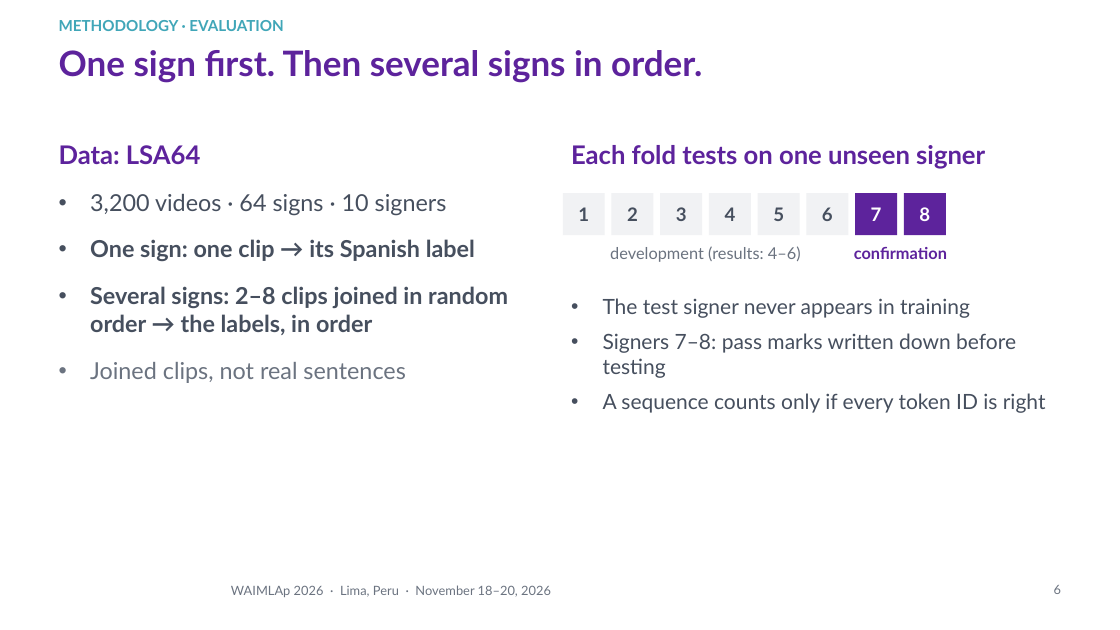
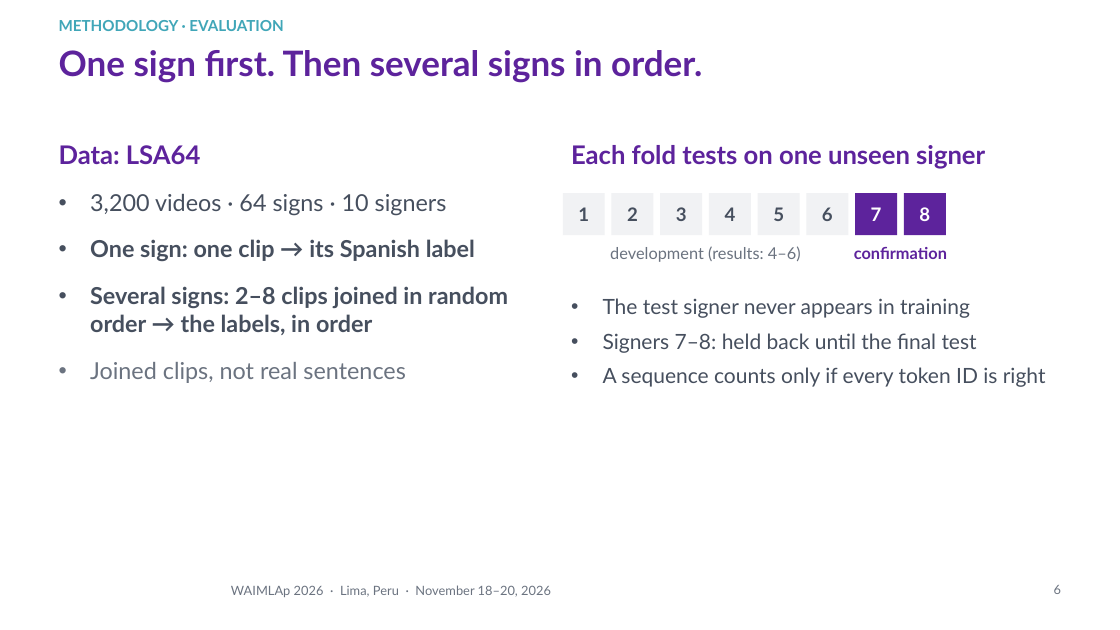
Before and after one commit to Percep3/Imitator, a slide deck: slide 6 of presentation/waimlap2026/imitator_waimlap2026.pptx. Drawn at 1120x630 pixels with LibreOffice and Linux fonts; fonts in the diff are those of the drawing; background and template pictures are left out. Boxes give left, top, right and bottom in pixels: in the first picture for what was removed or moved away, otherwise in the second. Text is boxed around its words. In the diff, an @@ line names an element or a change of style, - is before the commit and + after.

```diff
--- a/presentation/waimlap2026/imitator_waimlap2026.pptx
+++ b/presentation/waimlap2026/imitator_waimlap2026.pptx
@@ text at <box>603,333,977,353</box>: text changed @@
-• Signers 7–8: pass marks written down before testing
+• Signers 7–8: held back until the final test
```
Also in this commit, not shown: 1 other slide changed, 3 other files.
